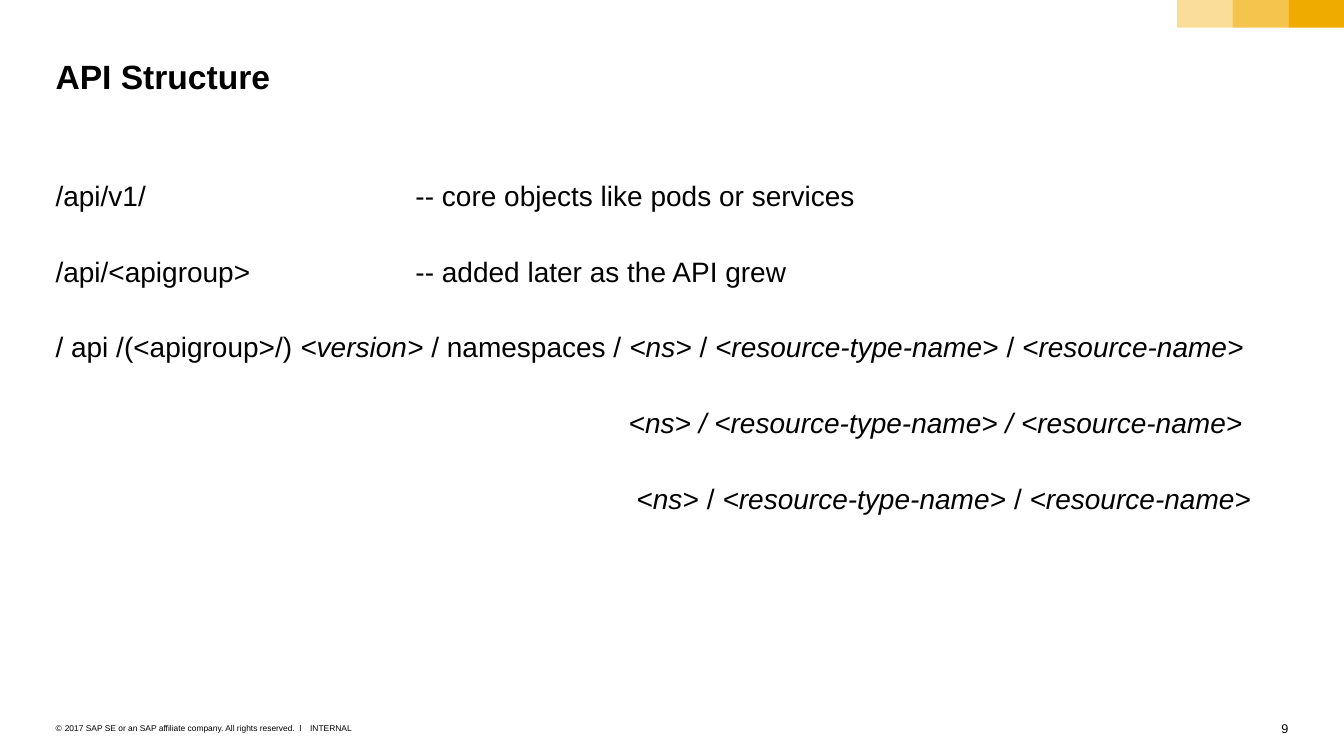
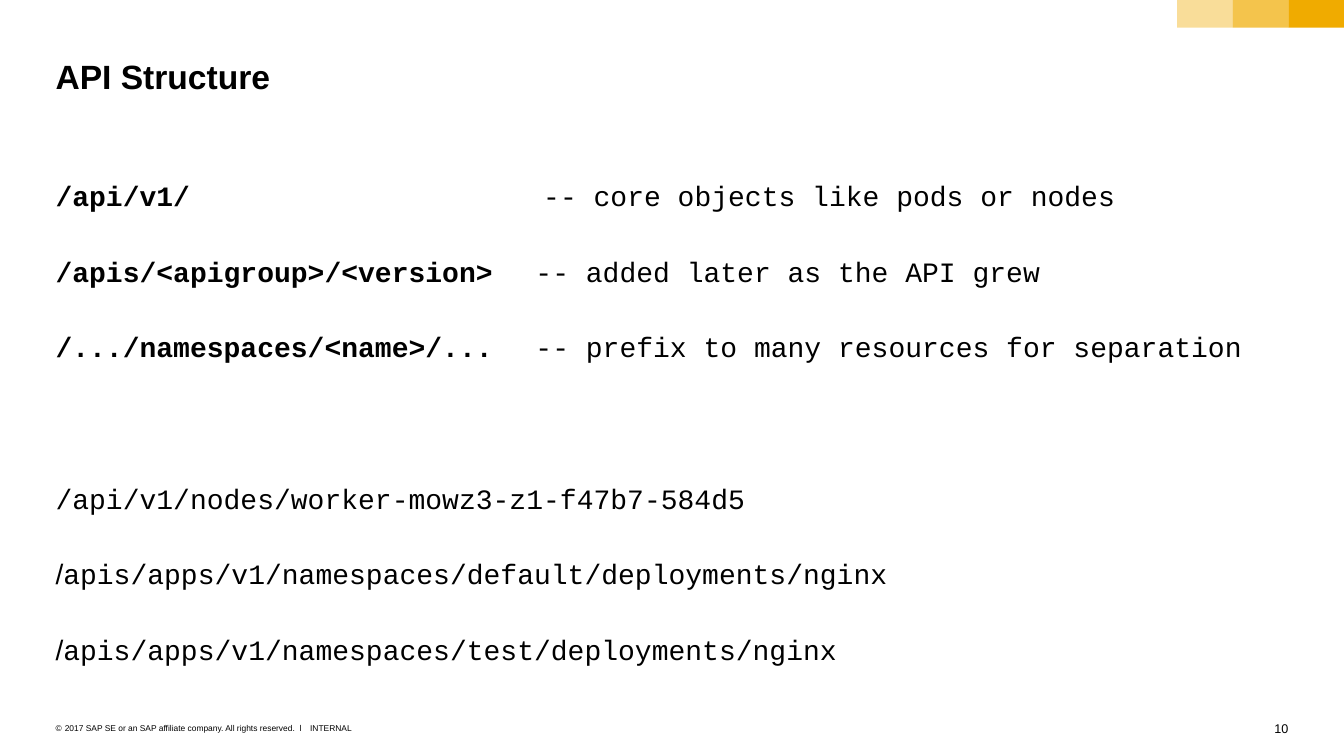
Before and after one commit to sriramrokkam/k8s-training, a slide deck: slide 10 of kubernetes/01_k8s_core_components.pptx (slide 9 before the commit). Drawn at 1344x756 pixels with LibreOffice and Linux fonts; fonts in the diff are those of the drawing. Boxes give left, top, right and bottom in pixels: in the first picture for what was removed or moved away, otherwise in the second. Text is boxed around its words. In the diff, an @@ line names an element or a change of style, - is before the commit and + after.

```diff
--- a/kubernetes/01_k8s_core_components.pptx
+++ b/kubernetes/01_k8s_core_components.pptx
@@ text at <box>56,186,1241,665</box>: text changed; font Arial to Courier New; italic off @@
-/api/v1/ -- core objects like pods or services
-/api/<apigroup> -- added later as the API grew
-/ api /(<apigroup>/) <version> / namespaces / <ns> / <resource-type-name> / <resource-name>
-<ns> / <resource-type-name> / <resource-name>
-<ns> / <resource-type-name> / <resource-name>
+/api/v1/ -- core objects like pods or nodes
+/apis/<apigroup>/<version> -- added later as the API grew
+/.../namespaces/<name>/... -- prefix to many resources for separation
+/api/v1/nodes/worker-mowz3-z1-f47b7-584d5
+/apis/apps/v1/namespaces/default/deployments/nginx
+/apis/apps/v1/namespaces/test/deployments/nginx
@@ page number at <box>1274,724,1288,733</box>: text changed @@
-9
+10
```
Also in this commit, not shown: 1 other slide changed, 1 slide added, 1 other file.
